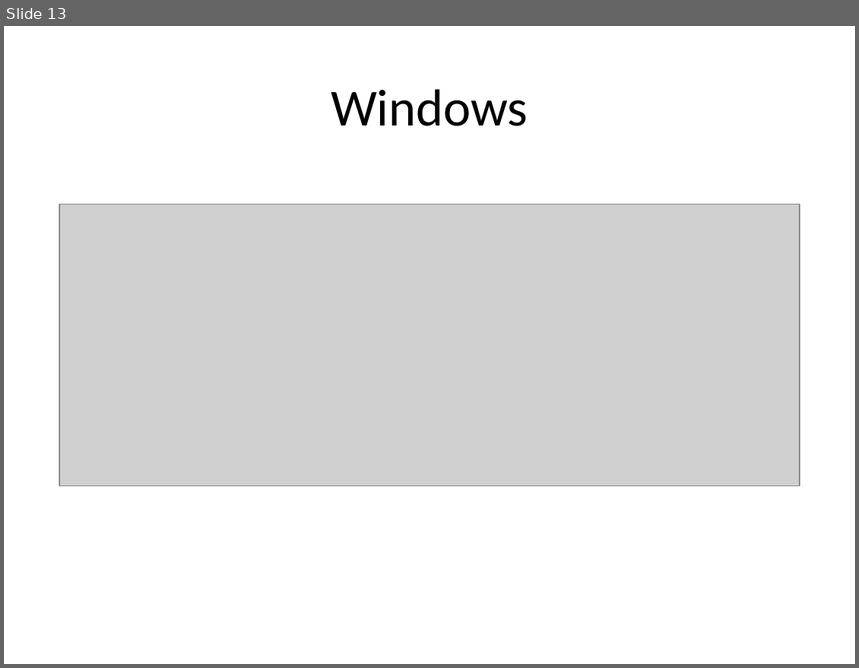
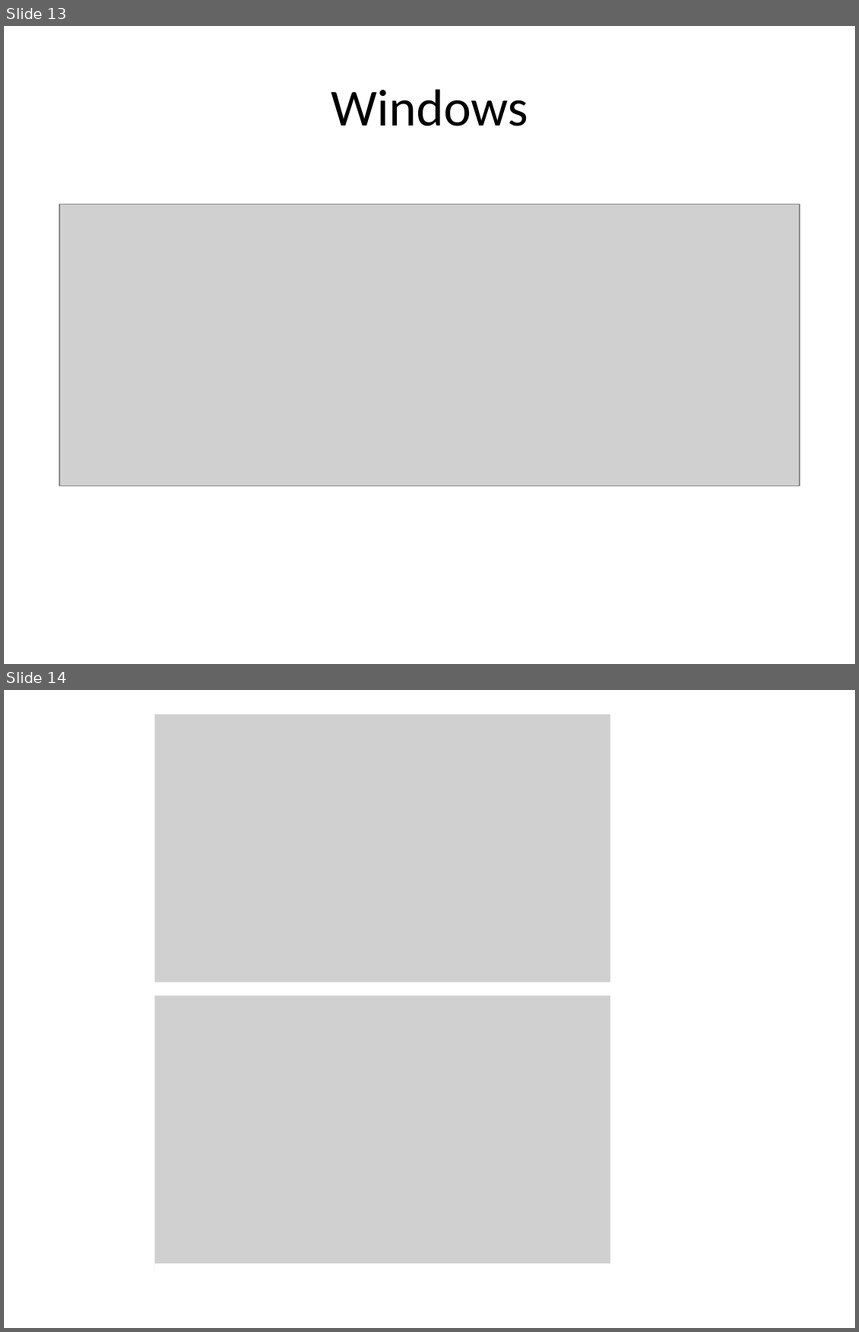
Before and after one commit to halllo/MTSS12, a slide deck: text/images/illustrations.pptx. Shown one above the other, each under a label of ours: slide 13 before the commit, slides 13 and 14 after it. The pictures are 859x668 and 859x1332 pixels, drawn with LibreOffice and Linux fonts; fonts in the diff are those of the drawing; grey boxes stand for pictures. Boxes give left, top, right and bottom in pixels: in the first picture for what was removed or moved away, otherwise in the second. Text is boxed around its words. In the diff, an @@ line names an element or a change of style, - is before the commit and + after.

```diff
--- a/text/images/illustrations.pptx
+++ b/text/images/illustrations.pptx
@@ slide 14 added at <box>4,690,855,1328</box>, background #FFFFFF @@
@@ rectangle added at <box>141,701,623,714</box>, fill #FFFFFF @@
@@ picture added at <box>145,708,615,989</box> @@
@@ rectangle added at <box>610,708,624,1271</box>, fill #FFFFFF @@
@@ rectangle added at <box>142,714,155,1277</box>, fill #FFFFFF @@
@@ rectangle added at <box>141,983,623,996</box>, fill #FFFFFF @@
@@ picture added at <box>145,989,615,1271</box> @@
@@ rectangle added at <box>154,1264,610,1277</box>, fill #FFFFFF @@
```
Also in this commit, not shown: 1 slide removed, 14 other files.
